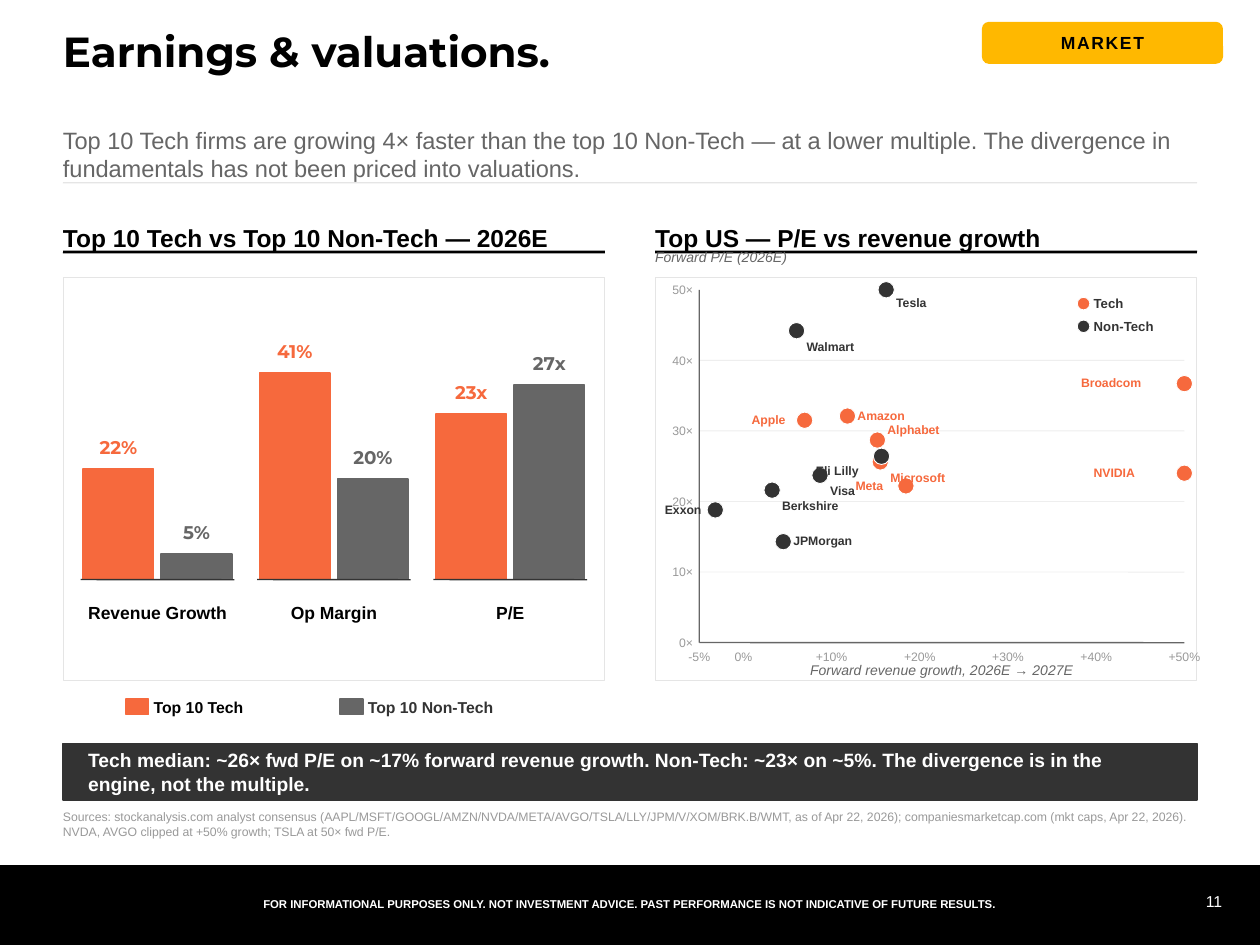
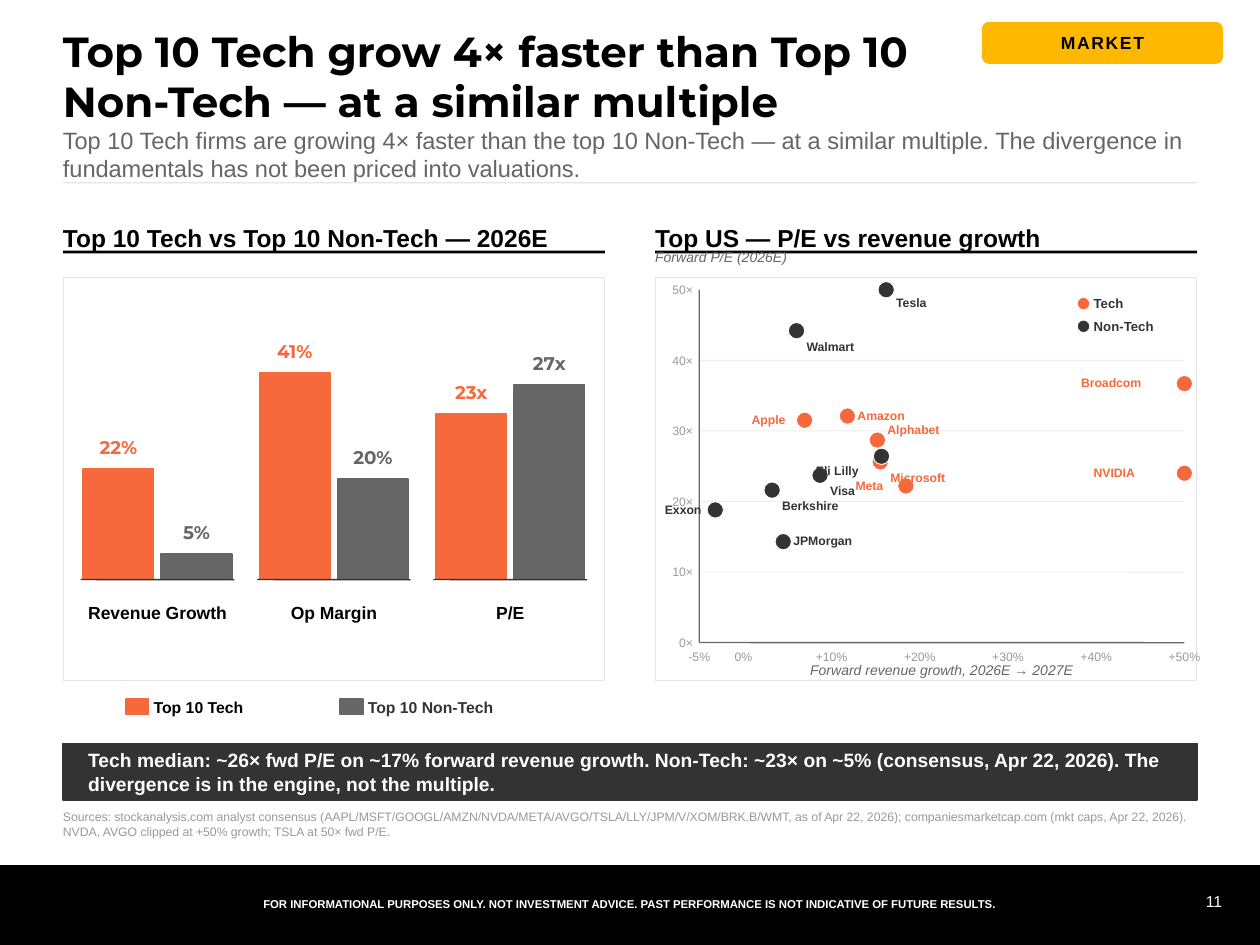
Before and after one commit to samuelcmcclellan-cell/ai-markets-deck, a slide deck: slide 11 of ai-markets-deck.pptx. Drawn at 1260x945 pixels with LibreOffice and Linux fonts; fonts in the diff are those of the drawing. Boxes give left, top, right and bottom in pixels: in the first picture for what was removed or moved away, otherwise in the second. Text is boxed around its words. In the diff, an @@ line names an element or a change of style, - is before the commit and + after.

```diff
--- a/ai-markets-deck.pptx
+++ b/ai-markets-deck.pptx
@@ text at (63, 35, 908, 125): text changed @@
-Earnings & valuations.
+Top 10 Tech grow 4× faster than Top 10 Non-Tech — at a similar multiple
@@ text at (63, 132, 1182, 182): text changed @@
-Top 10 Tech firms are growing 4× faster than the top 10 Non-Tech — at a lower multiple. The divergence in fundamentals has not been priced into valuations.
+Top 10 Tech firms are growing 4× faster than the top 10 Non-Tech — at a similar multiple. The divergence in fundamentals has not been priced into valuations.
@@ text at (88, 753, 1159, 795): text changed @@
-Tech median: ~26× fwd P/E on ~17% forward revenue growth. Non-Tech: ~23× on ~5%. The divergence is in the engine, not the multiple.
+Tech median: ~26× fwd P/E on ~17% forward revenue growth. Non-Tech: ~23× on ~5% (consensus, Apr 22, 2026). The divergence is in the engine, not the multiple.
```
Also in this commit, not shown: 17 other slides changed, 20 other files.
